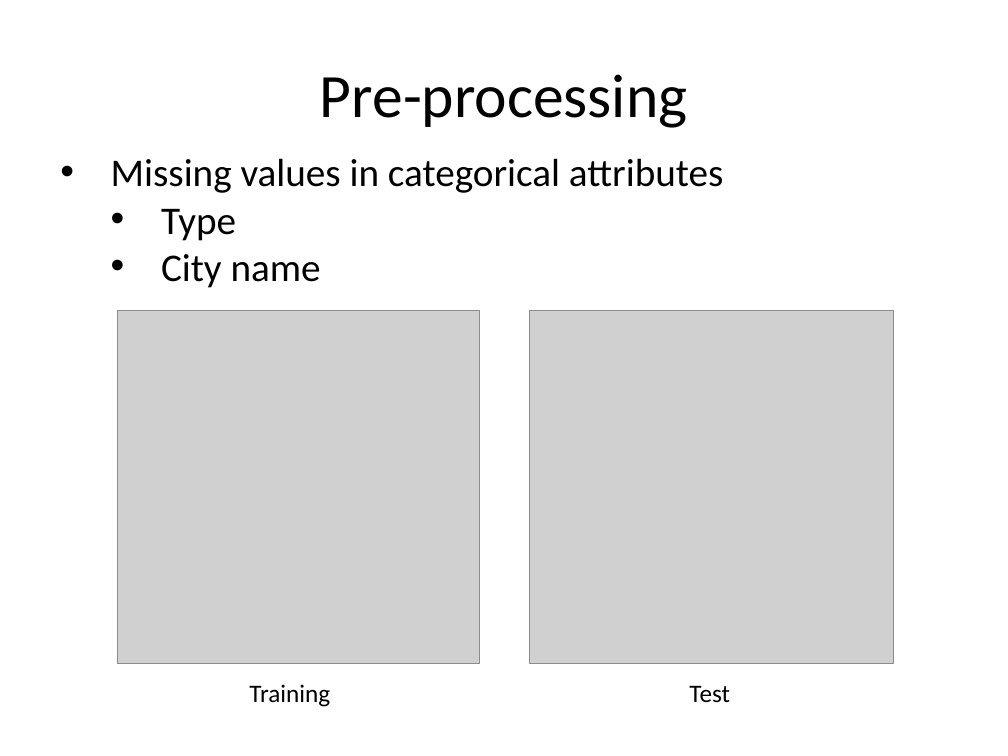
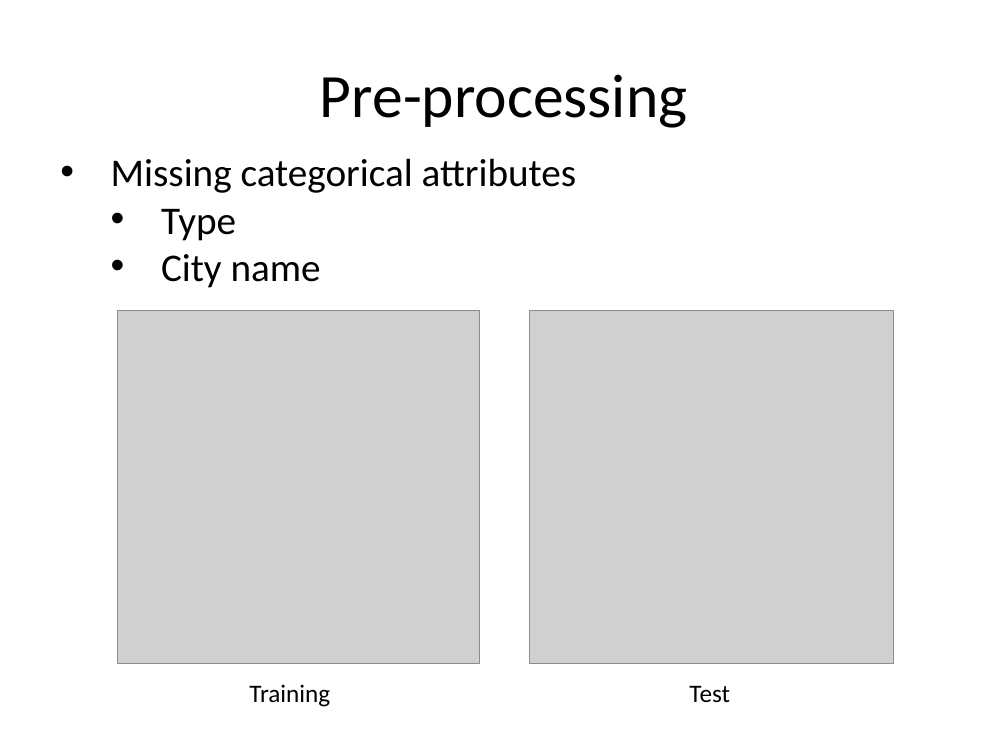
Before and after one commit to hxwang/revenue-prediction, a slide deck: slide 5 of doc/presentation/revenue-prediction.pptx. Drawn at 1008x756 pixels with LibreOffice and Linux fonts; fonts in the diff are those of the drawing; grey boxes stand for pictures. Boxes give left, top, right and bottom in pixels: in the first picture for what was removed or moved away, otherwise in the second. Text is boxed around its words. In the diff, an @@ line names an element or a change of style, - is before the commit and + after.

```diff
--- a/doc/presentation/revenue-prediction.pptx
+++ b/doc/presentation/revenue-prediction.pptx
@@ text at [111,158,576,193]: text changed @@
-• Missing values in categorical attributes
+• Missing categorical attributes
```
Also in this commit, not shown: 2 other slides changed, 18 other files.
